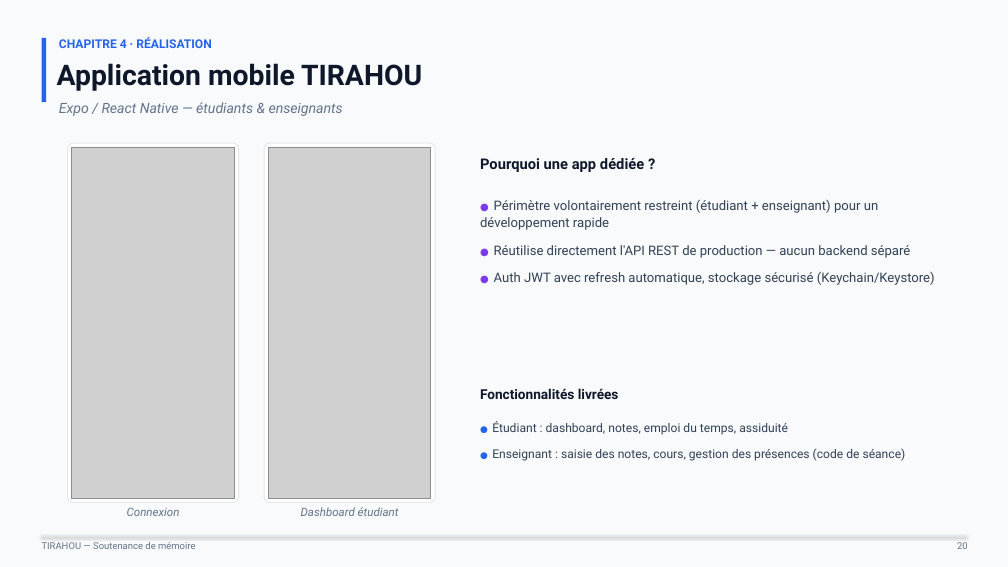
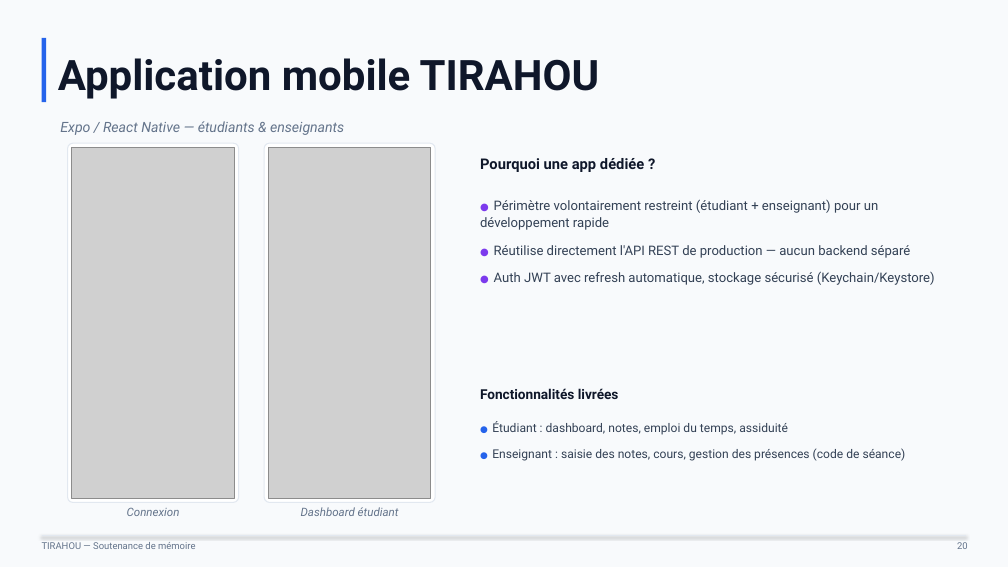
Before and after one commit to BabDIO/tirahou, a slide deck: slide 24 of TIRAHOU_Soutenance_Ali_Cisse.pptx (slide 20 before the commit). Drawn at 1008x567 pixels with LibreOffice and Linux fonts; fonts in the diff are those of the drawing; grey boxes stand for pictures. Boxes give left, top, right and bottom in pixels: in the first picture for what was removed or moved away, otherwise in the second. Text is boxed around its words. In the diff, an @@ line names an element or a change of style, - is before the commit and + after.

```diff
--- a/TIRAHOU_Soutenance_Ali_Cisse.pptx
+++ b/TIRAHOU_Soutenance_Ali_Cisse.pptx
@@ text "Application mobile TIRAHOU" at (58,58,600,99): size 27 to 40 pt @@
@@ text removed at (59,37,211,48) @@
-CHAPITRE 4 · RÉALISATION
@@ text "Expo / React Native — ...": place and size @@
-text "Expo / React Native — ..." at (59,102,343,116)
+text "Expo / React Native — ..." at (60,121,344,135)
```
Also in this commit, not shown: 25 other slides changed, 6 slides added, 2 slides removed, 45 other files.
